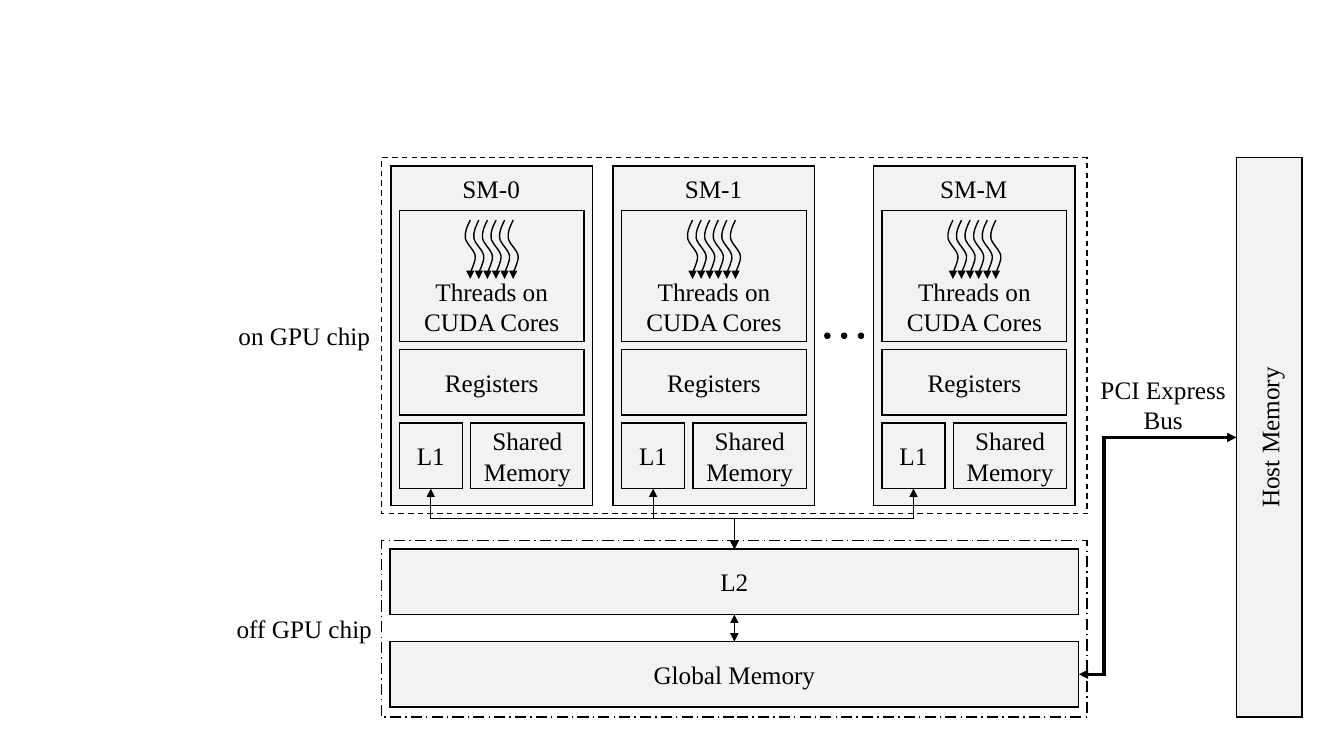
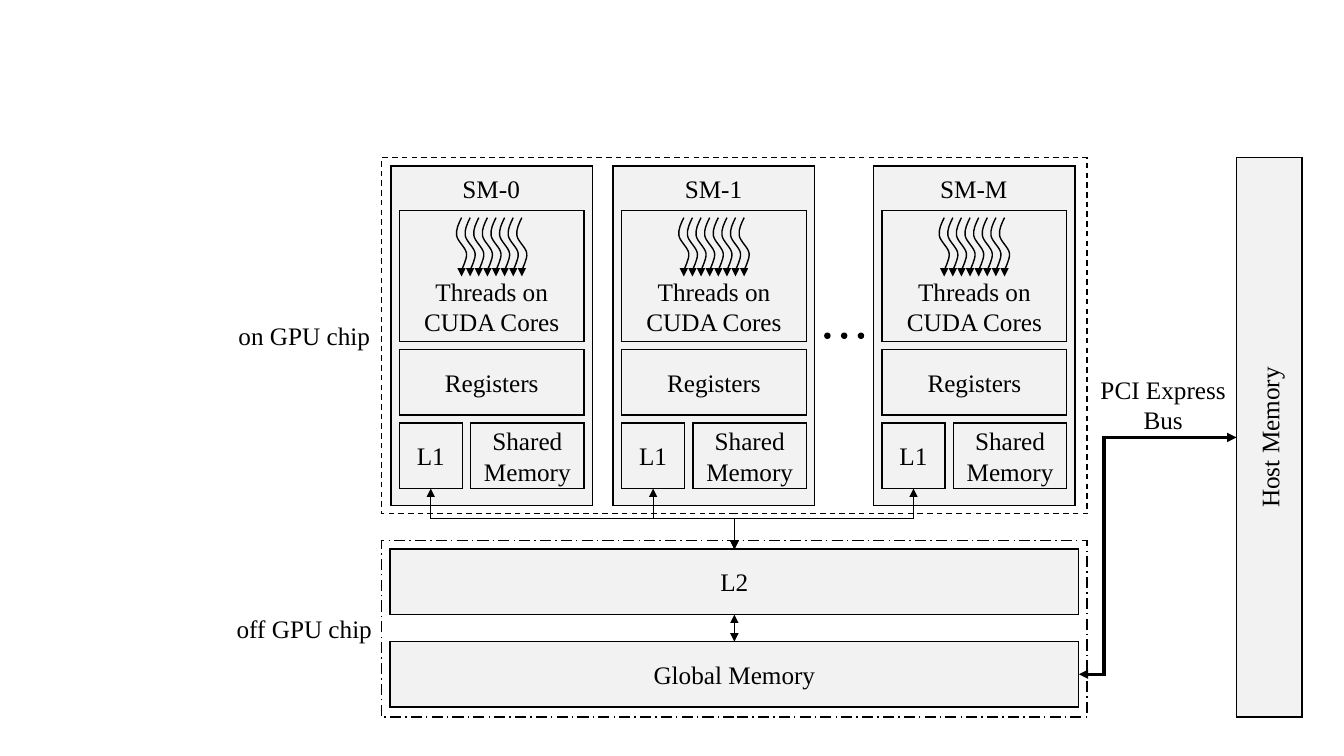
Before and after one commit to jravert88/Thesis, a slide deck: slide 2 of figures/gpu_intro/GPU_intro_Pix.pptx. Drawn at 1344x756 pixels with LibreOffice and Linux fonts; fonts in the diff are those of the drawing; background and template pictures are left out. Boxes give left, top, right and bottom in pixels: in the first picture for what was removed or moved away, otherwise in the second. Text is boxed around its words. In the diff, an @@ line names an element or a change of style, - is before the commit and + after.

```diff
--- a/figures/gpu_intro/GPU_intro_Pix.pptx
+++ b/figures/gpu_intro/GPU_intro_Pix.pptx
@@ outline redrawn in 18 elements at bbox=[948, 218, 958, 271], bbox=[965, 218, 975, 271], bbox=[982, 218, 992, 271], bbox=[957, 218, 967, 271], bbox=[974, 218, 984, 271], bbox=[991, 218, 1001, 271], bbox=[483, 218, 493, 271], bbox=[500, 218, 510, 271], bbox=[474, 218, 484, 271], bbox=[491, 218, 501, 271], bbox=[508, 218, 518, 271], bbox=[688, 218, 698, 271], bbox=[705, 218, 715, 271], bbox=[722, 218, 732, 271], bbox=[714, 218, 724, 271], bbox=[731, 218, 741, 271], bbox=[465, 218, 475, 271], bbox=[696, 218, 706, 271] @@
@@ 18 arrows: place and size @@
-18 arrows at bbox=[471, 273, 996, 279]
+18 arrows at bbox=[470, 271, 996, 276]
@@ group added at bbox=[457, 218, 527, 276]: 2 freeform shapes, 2 arrows @@
@@ group added at bbox=[679, 218, 749, 276]: 2 freeform shapes, 2 arrows @@
@@ group added at bbox=[940, 218, 1010, 276]: 2 freeform shapes, 2 arrows @@
```
Also in this commit, not shown: 3 slides added, 35 other files.
